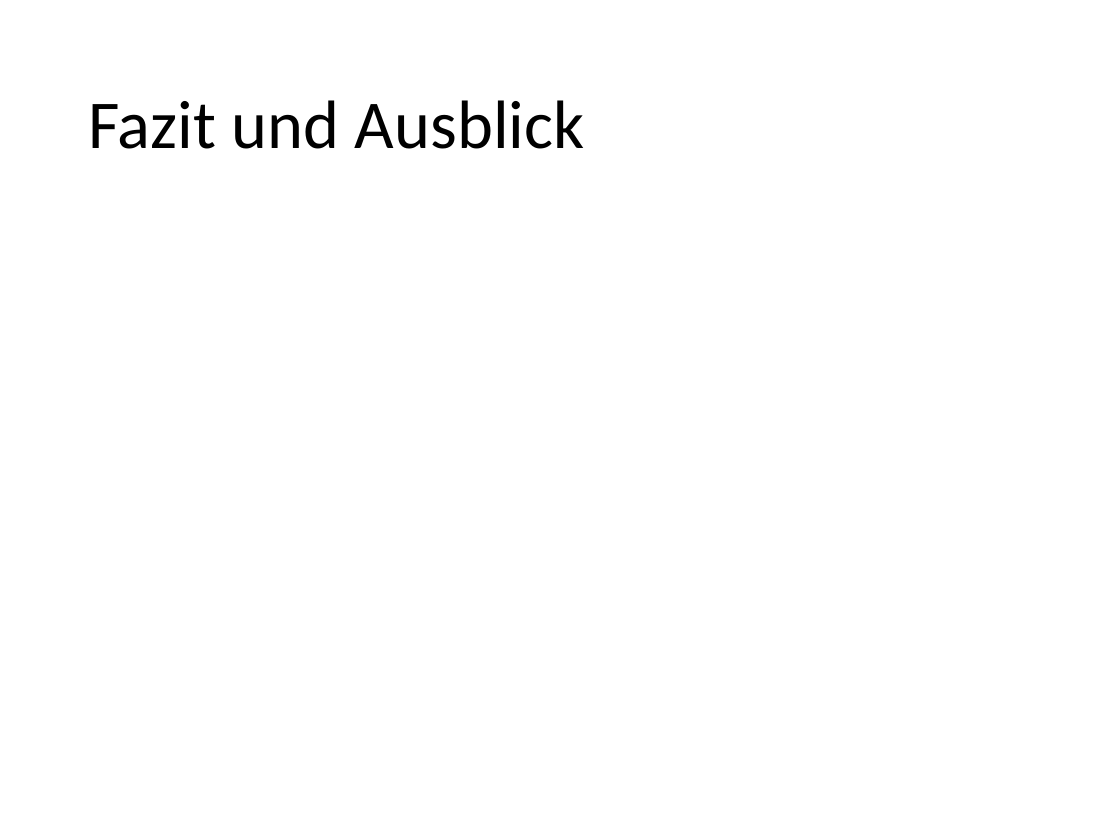
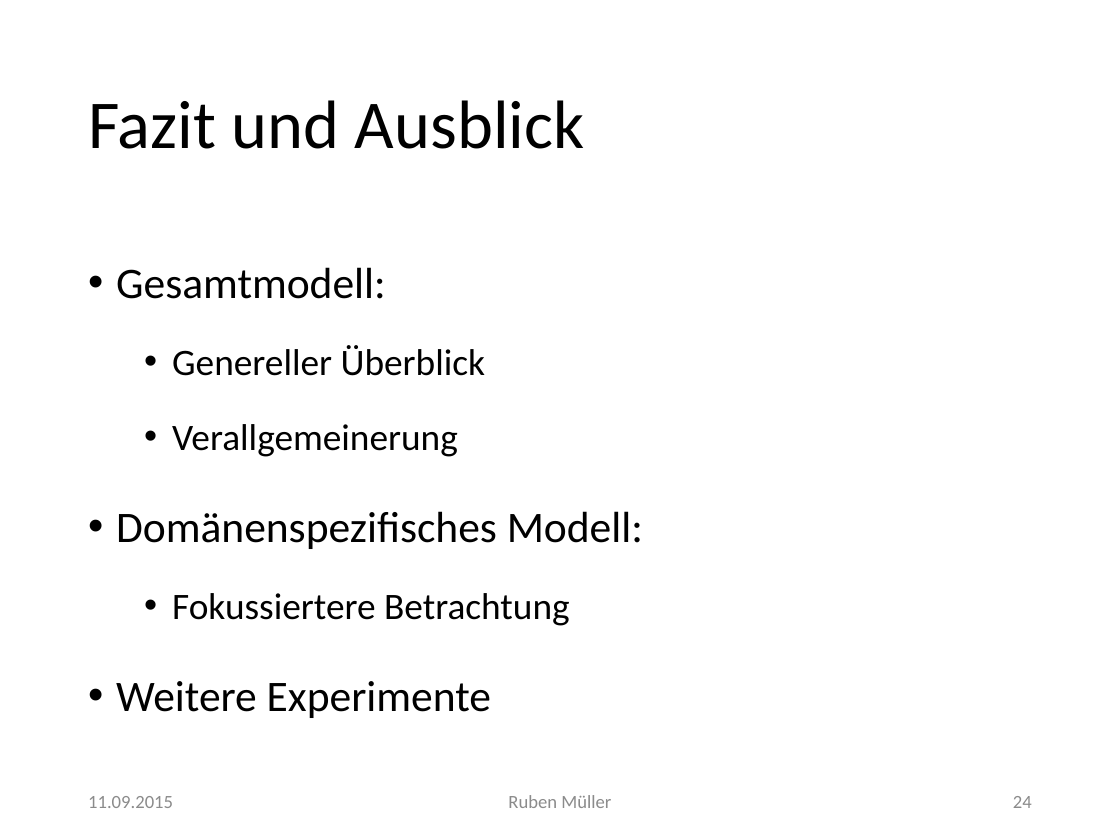
Before and after one commit to imbabaer/SemanticRelations, a slide deck: slide 24 of Präsentation/Semantische Beziehungen.pptx (slide 10 before the commit). Drawn at 1120x840 pixels with LibreOffice and Linux fonts; fonts in the diff are those of the drawing. Boxes give left, top, right and bottom in pixels: in the first picture for what was removed or moved away, otherwise in the second. Text is boxed around its words. In the diff, an @@ line names an element or a change of style, - is before the commit and + after.

```diff
--- a/Präsentation/Semantische Beziehungen.pptx
+++ b/Präsentation/Semantische Beziehungen.pptx
@@ text added at (116,267,643,718), 24 pt, text #000000 @@
+• Gesamtmodell:
+  • Genereller Überblick
+  • Verallgemeinerung
+• Domänenspezifisches Modell:
+  • Fokussiertere Betrachtung
+• Weitere Experimente
@@ text added at (88,796,173,808), 12 pt, text #8C8C8C @@
+11.09.2015
@@ text added at (508,795,611,808), 12 pt, text #8C8C8C @@
+Ruben Müller
@@ page number added at (1013,796,1032,808), 12 pt, text #8C8C8C @@
+24
```
Also in this commit, not shown: 7 other slides changed, 17 slides added, 3 slides removed, 6 other files.
